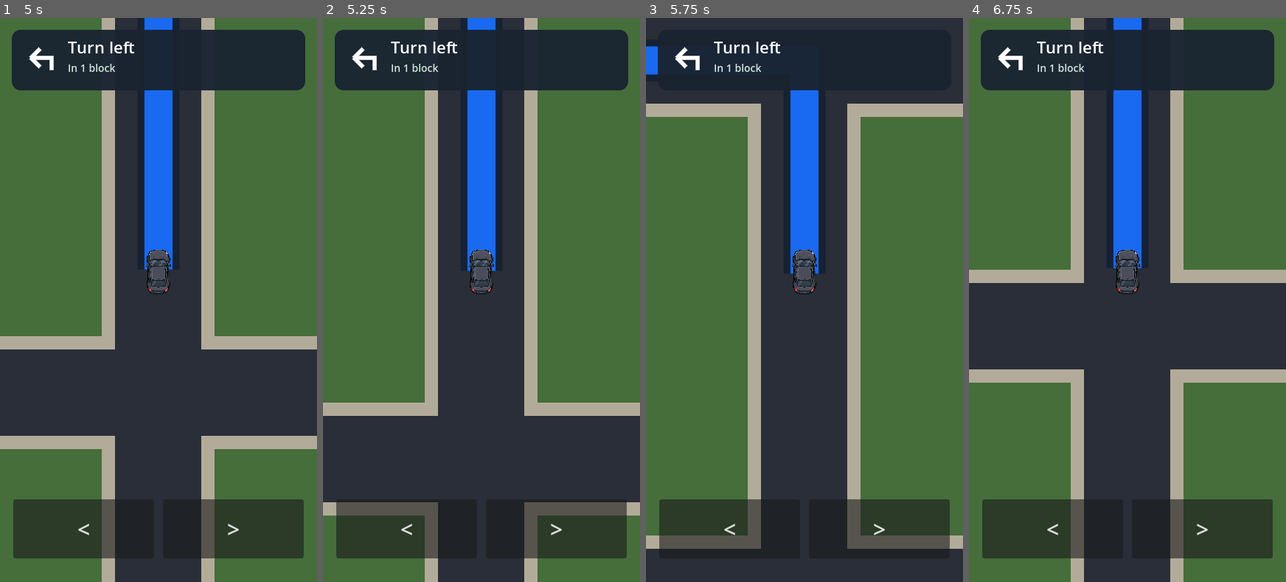
Above: before the commit, frames 1-4 (left to right).
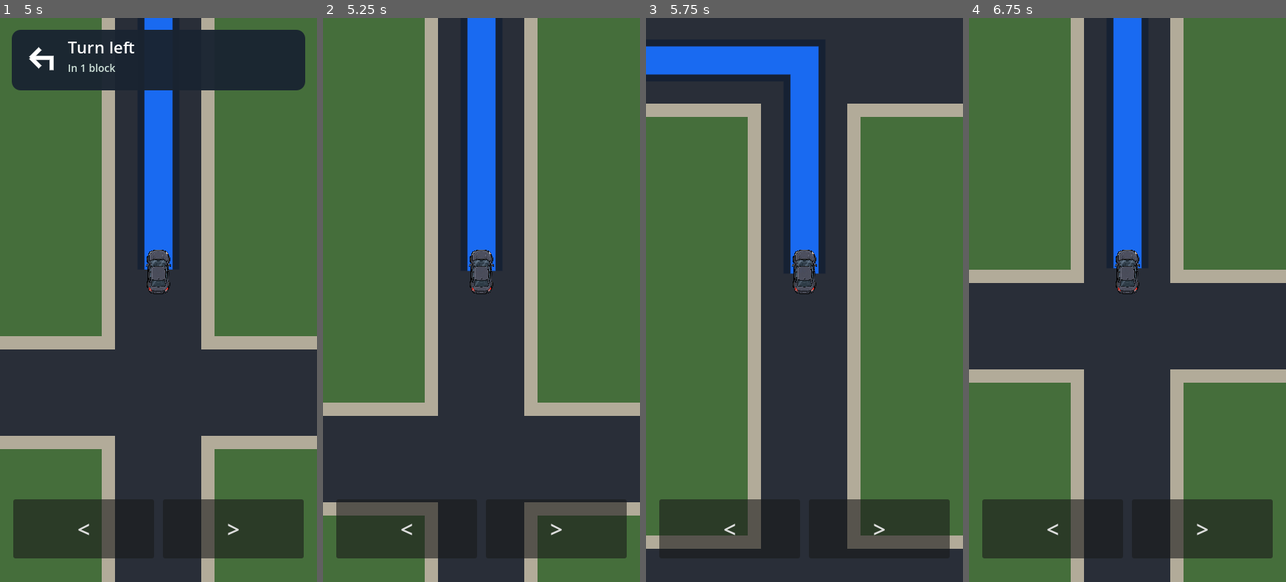
Above: after the commit, the same moments.

Repository: patrickcallahancomedy/comedian
Game: Godot game, scene res://scenes/drive/drive_module.tscn
Two runs of this game, one before a commit and one after it. Both use one fixed random seed, a clock stepped at 60 frames per second and the inputs below.
Inputs (mouse positions are in pixels of both pictures, inside the frame that each line leads up to):
- Up to frame 1 (5 s): click "START" at 0.5 s; tap Enter (ui_accept) at 1.25, 1.52, 4.52 s; move the mouse to (142, 412) at 1.27 s; hold W 1.28-2 s; tap Space at 1.35, 2.85, 4.35 s; click (142, 412) at 1.42 s; drag from (253, 384) to (142, 412) at 2.02 s; move the mouse to (63, 215) at 2.77 s; hold Left 2.78-3.5 s; drag from (174, 300) to (63, 215) at 3.52 s; move the mouse to (110, 159) at 4.27 s; hold Left from 4.28 s (still down)
- Up to frame 2 (5.25 s): release Left at 5 s; drag from (551, 271) to (433, 159) at 5.02 s
- Up to frame 3 (5.75 s): no input
- Up to frame 4 (6.75 s): move the mouse to (1064, 328) at 5.77 s; hold W 5.78-6.5 s; tap Space at 5.85 s; click (1064, 328) at 5.92 s; drag from (1159, 175) to (1064, 328) at 6.52 s

Frame 1 is identical in both runs. In frame 2, 8.0% of the frame differs, in the area x 3-97%, y 2-13%; in frame 3, 2.9%; in frame 4, 8.0%.

Commit message:
Make GPS instruction banner transient

Diff:
--- a/godot/scripts/drive/drive_navigation.gd
+++ b/godot/scripts/drive/drive_navigation.gd
@@ -22,9 +22,12 @@
 @onready var status_label: Label = $"../StatusLabel"
 
 const MISSED_EXIT_NOTICE_SECONDS := 1.6
+const BANNER_VISIBLE_SECONDS := 2.2
 
 var last_missed_turns := 0
 var missed_exit_notice_remaining := 0.0
+var last_instruction_key := ""
+var banner_visible_remaining := 0.0
 
 
 func _ready() -> void:
@@ -53,8 +56,31 @@
 			missed_exit_notice_remaining - delta
 		)
 
+	_update_instruction_banner(delta)
 	_update_status_visibility()
 	queue_redraw()
+
+
+func _update_instruction_banner(delta: float) -> void:
+	if drive == null or not drive.started or drive.drive_complete:
+		last_instruction_key = ""
+		banner_visible_remaining = 0.0
+		return
+
+	var instruction := _current_instruction()
+	var instruction_key := ""
+	if not instruction.is_empty():
+		instruction_key = "%s|%s|%s" % [
+			String(instruction.get("turn", "")),
+			String(instruction.get("title", "")),
+			String(instruction.get("subtitle", "")),
+		]
+
+	if instruction_key != last_instruction_key:
+		last_instruction_key = instruction_key
+		banner_visible_remaining = BANNER_VISIBLE_SECONDS
+	else:
+		banner_visible_remaining = maxf(0.0, banner_visible_remaining - delta)
 
 
 func get_turn_hint() -> Dictionary:
@@ -213,6 +239,9 @@
 
 
 func _draw_instruction_banner() -> void:
+	if banner_visible_remaining <= 0.0:
+		return
+
 	var instruction := _current_instruction()
 	if instruction.is_empty():
 		return
